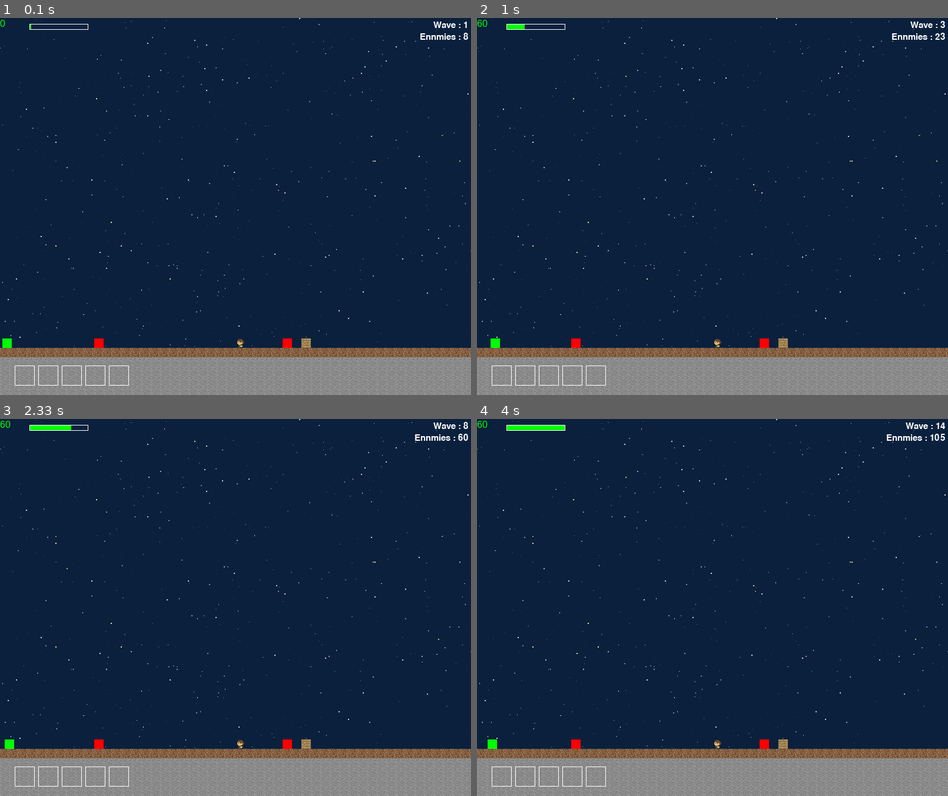
Above: before the commit, frames 1-4 (two rows, left to right).
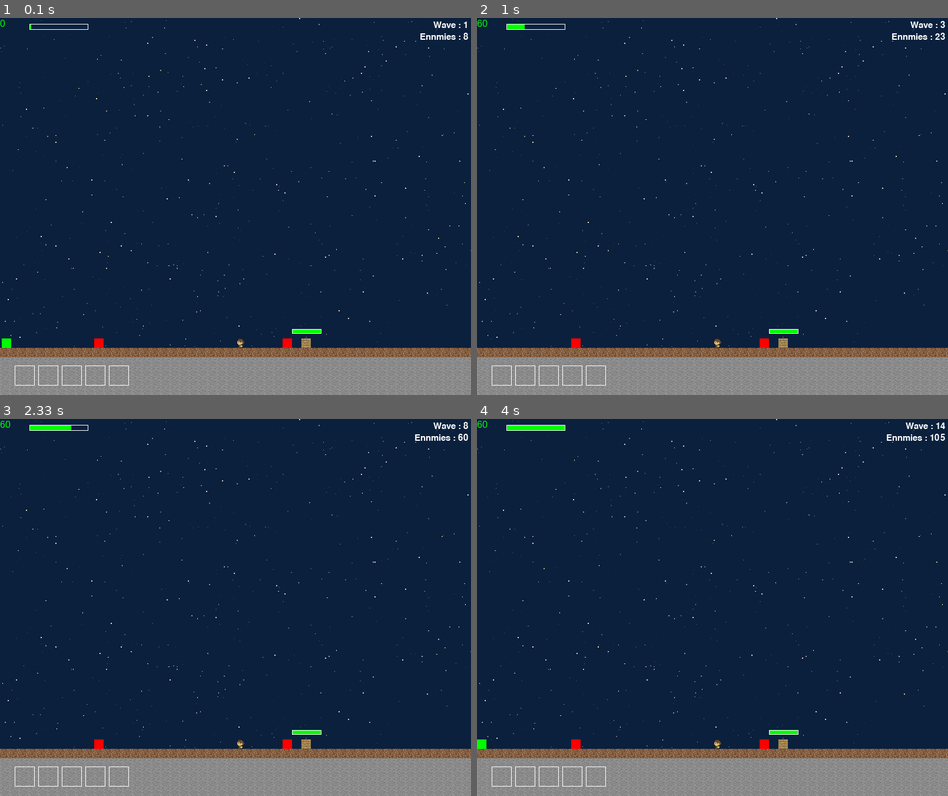
Above: after the commit, the same moments.

Repository: EvannBerthou/Pygame-RPG
Game: pygame game, started from main.py
The game is run twice, just before and just after one commit, with the same random seed, the same clock (stepped at 60 frames per second) and the same inputs.
Inputs:
- Up to frame 1 (0.1 s): no input
- Up to frame 2 (1 s): tap I at 0.33, 0.67 s
- Up to frame 3 (2.33 s): tap I at 1.07, 1.37, 1.57, 1.9, 2.2 s
- Up to frame 4 (4 s): tap I at 2.4, 2.7, 2.97, 3.3, 3.6, 3.73 s

The runs differ from the first frame. In frame 1, less than 0.1% of the frame differs, in the area x 0-69%, y 82-88%; in frame 2, 0.1%; in frame 3, 0.1%; in frame 4, 0.2%.

Commit message:
Ennemie Spawn + Core life + Ennemie Damage to core and player

Diff:
--- a/CONST.py
+++ b/CONST.py
@@ -8,9 +8,13 @@
 
 class Globals:
     window = None
+    player = None
+    core = None
+
     playerX = 0
-    core = None
+    playerY = 0
     deltaTime = 0
+    mapX = 0
 
 WINDOW_HEIGHT = 640
 WINDOW_WIDTH = 800
@@ -46,7 +50,7 @@
         value = min
     return value
 
-def Distance(x1,y1,x2,y2):
+def Distance(x1,x2,y1,y2):
     return hypot(x2 - x1, y2 - y1)
 
 
--- a/Core.py
+++ b/Core.py
@@ -4,3 +4,15 @@
     def __init__(self, x, y):
         self.x = x
         self.y = y
+        self.life = 100
+
+    def DrawLife(self):
+        x = self.x - int(Globals.playerX) - TILE_SIZE
+        y = self.y - TILE_SIZE
+
+        outlineRect = (x, y, 50,8)
+        pygame.draw.rect(Globals.window, COLOR_WHITE, outlineRect, 1)
+
+        healthRatio = Clamp(int(48 * (self.life / 100)),0,100)
+        inlineRect = (x + 1, y + 1, healthRatio ,6)
+        pygame.draw.rect(Globals.window, COLOR_GREEN, inlineRect)
--- a/Ennemie.py
+++ b/Ennemie.py
@@ -7,16 +7,26 @@
         self.y = y
         self.core = core
         self.side = side
+        self.attack = 25
+        self.range = TILE_SIZE
 
     def Walk(self):
-        if Distance(self.x, self.core.x, self.y, self.core.y) <= TILE_SIZE * 2:
+        #CHECK COLLISION WITH CORE
+        distanceCore = Distance(self.x, self.core.x, 0,0)
+        if distanceCore <= TILE_SIZE:
             WaveManager.Wave.KillEnnemie(self)
             return
 
+        #CHECK COLLISION WITH PLAYER
+        distancePlayer = Distance(self.x, WINDOW_WIDTH / 2 + Globals.playerX, 0, 0)
+        if distancePlayer < self.range:
+            Globals.player.TakeDamage(self.attack)
+
+
         if self.side is "LEFT": #Si l'ennemie a spawn à droite
-            self.x += Globals.deltaTime * PlayerSpeed * .5
+            self.x += Globals.deltaTime * PlayerSpeed * .35
         elif self.side is "RIGHT":
-            self.x -= Globals.deltaTime * PlayerSpeed * .5
+            self.x -= Globals.deltaTime * PlayerSpeed * .35
 
     def Draw(self):
         pygame.draw.rect(Globals.window, COLOR_GREEN,(self.x - int(Globals.playerX),self.y, TILE_SIZE, TILE_SIZE))
--- a/Map.py
+++ b/Map.py
@@ -58,12 +58,15 @@
         for tile in self.pix:
             if tile.ShouldShow(PlayerX, 0):
                 self.DrawTile(tile.x * TILE_SIZE - int(PlayerX),tile.y * TILE_SIZE,tile.tile)
+        Globals.core.DrawLife()
 
     def __init__(self, window):
         Globals.window = window
         self.pix,self.mapSize = self.GetMap()
-        self.draw(0)
+        Globals.mapX = self.mapSize[0] * TILE_SIZE
 
         core = Core(self.mapSize[0] / 2 , WINDOW_HEIGHT / TILE_SIZE - 6) #Place the core in the center of the map
         self.pix.append(Pix(core.x, core.y, Map.Wood, False))
         Globals.core = core
+        Globals.core.x *= TILE_SIZE
+        Globals.core.y *= TILE_SIZE
--- a/Player.py
+++ b/Player.py
@@ -8,12 +8,13 @@
     Player_left = Map.LoadTexture(PLAYER_LEFT)
 
     def TakeDamage(self, damage):
-        if self.dead:
+        if self.dead or self.CountDownShowDamage > 0:
             return
         self.health -= damage
         self.DamageTaken = str(damage)
         self.showDamage = True
-        self.CountDown = 1 * 1000
+        self.CountDownShowDamage = 1000
+        self.CountDownRegen = 4000
         if self.health <= 0:
             print("Dead")
             self.dead = True
@@ -52,8 +53,9 @@
         if self.dead: #Move only if alive
             return
 
-        self.health += Globals.deltaTime * RegenSpeed
-        self.health = Clamp(self.health, 0, self.maxHealth)
+        if self.CountDownRegen is 0:
+            self.health += Globals.deltaTime * RegenSpeed
+            self.health = Clamp(self.health, 0, self.maxHealth)
 
         self.CanMoveLeft = not self.map.GetCollsionAt(int(self.x / TILE_SIZE + 25), int(self.y / TILE_SIZE))
         self.CanMoveRight = not self.map.GetCollsionAt(int(self.x / TILE_SIZE + 26), int(self.y / TILE_SIZE))
@@ -65,15 +67,20 @@
 
         self.x = Clamp(self.x, -400, mapX)
         Globals.playerX = self.x
+        Globals.playerY = self.y
 
         if not self.map.GetCollsionAt(int(self.x / TILE_SIZE + 25),int(self.y / TILE_SIZE + 1)):
             self.y += 1
 
-        if self.CountDown > 0:
-            self.CountDown -= Globals.deltaTime
+        if self.CountDownShowDamage > 0:
+            self.CountDownShowDamage -= Globals.deltaTime
         else:
-            self.CountDown = 0
+            self.CountDownShowDamage = 0
             self.showDamage = False
+
+        if self.CountDownRegen > 0:
+            self.CountDownRegen -= Globals.deltaTime
+            self.CountDownRegen = Clamp(self.CountDownRegen, 0, 5000)
 
     def handle_event(self,event):
         keys = pygame.key.get_pressed()
@@ -107,7 +114,8 @@
 
         self.showDamage = False
         self.DamageTaken = ""
-        self.CountDown = 0
+        self.CountDownShowDamage = 0
+        self.CountDownRegen = 0
 
         self.lastSprite = Player.Player_left
 
--- a/WaveManager.py
+++ b/WaveManager.py
@@ -1,6 +1,8 @@
 from CONST import *
-import math
+import math, random
 from Ennemie import Ennemie
+from threading import Thread
+from time import sleep
 
 
 class Wave:
@@ -11,8 +13,21 @@
     def KillEnnemie(ennemie):
         Wave.Ennemies.remove(ennemie)
         Wave.ENNEMIES_LEFT -= 1
+        Globals.core.life -= ennemie.attack
         if Wave.ENNEMIES_LEFT is 0:
             NewWave()
+
+class WaveSpawner(Thread):
+    def __init__(self, ennmieCount):
+        Thread.__init__(self)
+        self.ennemieCount = ennmieCount
+
+    def run(self):
+        for x in range(self.ennemieCount):
+            side = "LEFT" if random.randint(0,1) is 0 else "RIGHT"
+            x = 0 if side is "LEFT" else Globals.mapX
+            Wave.Ennemies.append(Ennemie(x,WINDOW_HEIGHT - 6 * TILE_SIZE, Globals.core,side))
+            sleep(random.uniform(0.5,2))
 
 def DrawWave():
     textWave = Wave_font.render("Wave : {}".format(Wave.WAVE_COUNT), True, COLOR_WHITE)
@@ -27,9 +42,8 @@
     Wave.WAVE_COUNT += 1
     ennemies_count = GetNextWaveCount()
 
-    ## TODO: ADD DELAY BETWEEN SPAWNS
-    for x in range(ennemies_count):
-        Wave.Ennemies.append(Ennemie(0,WINDOW_HEIGHT - 6 * TILE_SIZE, Globals.core,"LEFT"))
+    spawner = WaveSpawner(ennemies_count)
+    spawner.start()
 
     Wave.ENNEMIES_LEFT = ennemies_count
 
@@ -40,8 +54,3 @@
     for e in Wave.Ennemies:
         e.Draw()
         e.Walk()
-
-def Kill(ennemie):
-    print("test")
-    Wave.Ennemies.remove(ennemie)
-    Wave.ENNEMIES_LEFT -= 1
--- a/main.py
+++ b/main.py
@@ -22,6 +22,7 @@
 
 map = Map.Map(Globals.window)
 player = Player.Player(Globals.window, map)
+Globals.player = player
 NewWave()
 
 
